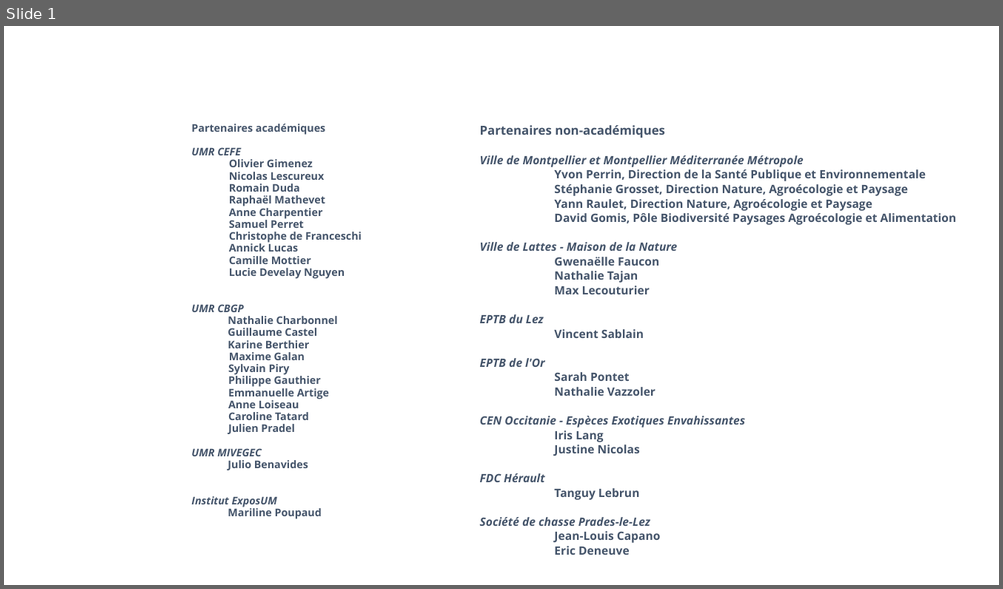
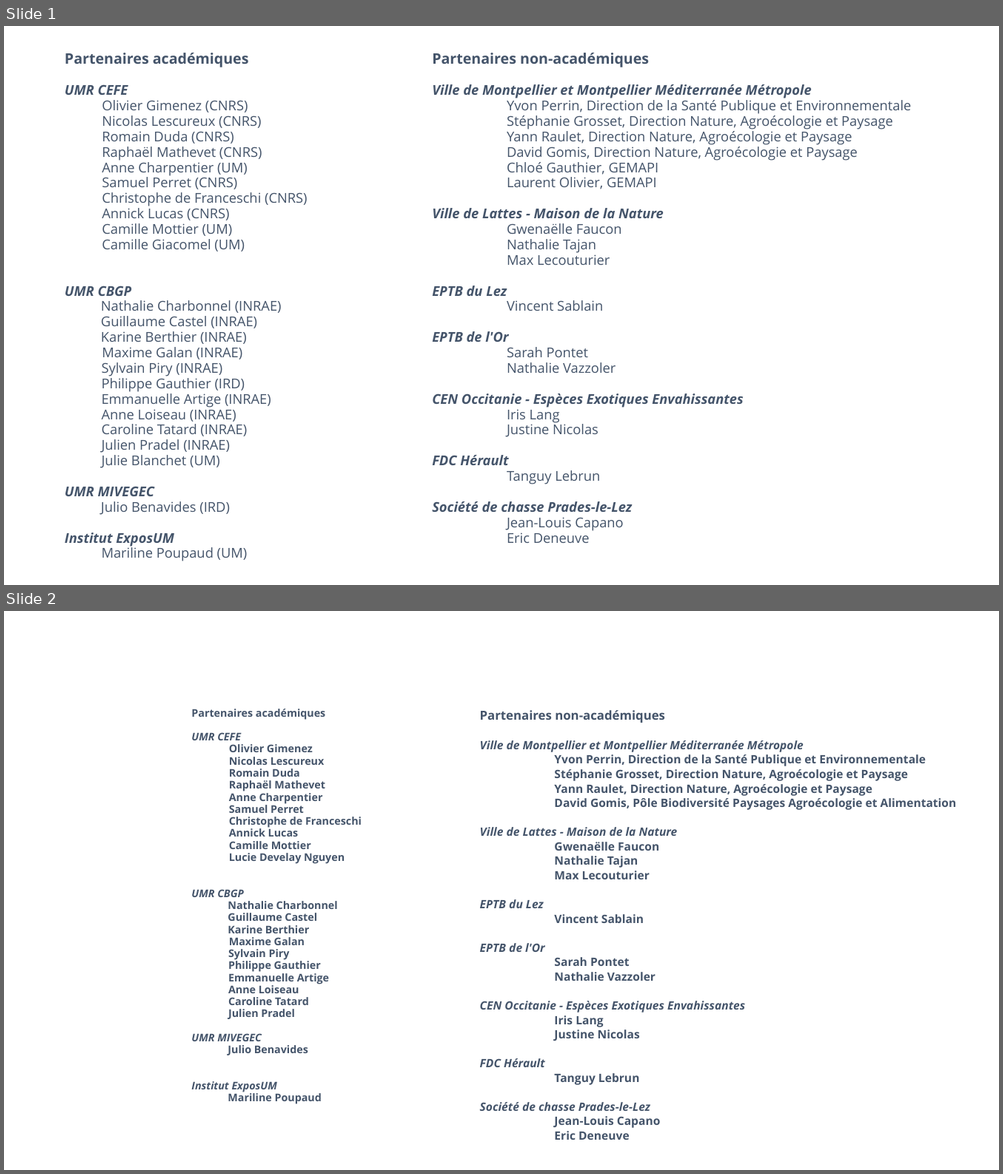
Before and after one commit to oliviergimenez/leptonex, a slide deck: about/images/equipe-leptonex.pptx. Shown one above the other, each under a label of ours: slide 1 before the commit, slides 1 and 2 after it. The pictures are 1003x589 and 1003x1174 pixels, drawn with LibreOffice and Linux fonts; fonts in the diff are those of the drawing. Boxes give left, top, right and bottom in pixels: in the first picture for what was removed or moved away, otherwise in the second. Text is boxed around its words. In the diff, an @@ line names an element or a change of style, - is before the commit and + after.

```diff
--- a/about/images/equipe-leptonex.pptx
+++ b/about/images/equipe-leptonex.pptx
@@ slide 1 added at (4,26,999,585), background #FFFFFF @@
@@ text added at (65,53,307,562), 13.1 pt, text #44546A @@
+Partenaires académiques
+UMR CEFE
+Olivier Gimenez (CNRS)
+Nicolas Lescureux (CNRS)
+Romain Duda (CNRS)
+Raphaël Mathevet (CNRS)
+Anne Charpentier (UM)
+Samuel Perret (CNRS)
+Christophe de Franceschi (CNRS)
+Annick Lucas (CNRS)
+Camille Mottier (UM)
+Camille Giacomel (UM)
+UMR CBGP
+Nathalie Charbonnel (INRAE)
+Guillaume Castel (INRAE)
+Karine Berthier (INRAE)
+Maxime Galan (INRAE)
+Sylvain Piry (INRAE)
+Philippe Gauthier (IRD)
+Emmanuelle Artige (INRAE)
+Anne Loiseau (INRAE)
+Caroline Tatard (INRAE)
+Julien Pradel (INRAE)
+Julie Blanchet (UM)
+UMR MIVEGEC
+Julio Benavides (IRD)
+Institut ExposUM
+Mariline Poupaud (UM)
@@ text added at (432,53,910,543), 13.1 pt, text #44546A @@
+Partenaires non-académiques
+Ville de Montpellier et Montpellier Méditerranée Métropole
+Yvon Perrin, Direction de la Santé Publique et Environnementale
+Stéphanie Grosset, Direction Nature, Agroécologie et Paysage
+Yann Raulet, Direction Nature, Agroécologie et Paysage
+David Gomis, Direction Nature, Agroécologie et Paysage
+Chloé Gauthier, GEMAPI
+Laurent Olivier, GEMAPI
+Ville de Lattes - Maison de la Nature
+Gwenaëlle Faucon
+Nathalie Tajan
+Max Lecouturier
+EPTB du Lez
+Vincent Sablain
+EPTB de l'Or
+Sarah Pontet
+Nathalie Vazzoler
+CEN Occitanie - Espèces Exotiques Envahissantes
+Iris Lang
+Justine Nicolas
+FDC Hérault
+Tanguy Lebrun
+Société de chasse Prades-le-Lez
+Jean-Louis Capano
+Eric Deneuve
@@ what was slide 1 is now slide 2 @@
```
Also in this commit, not shown: 1 other file.
